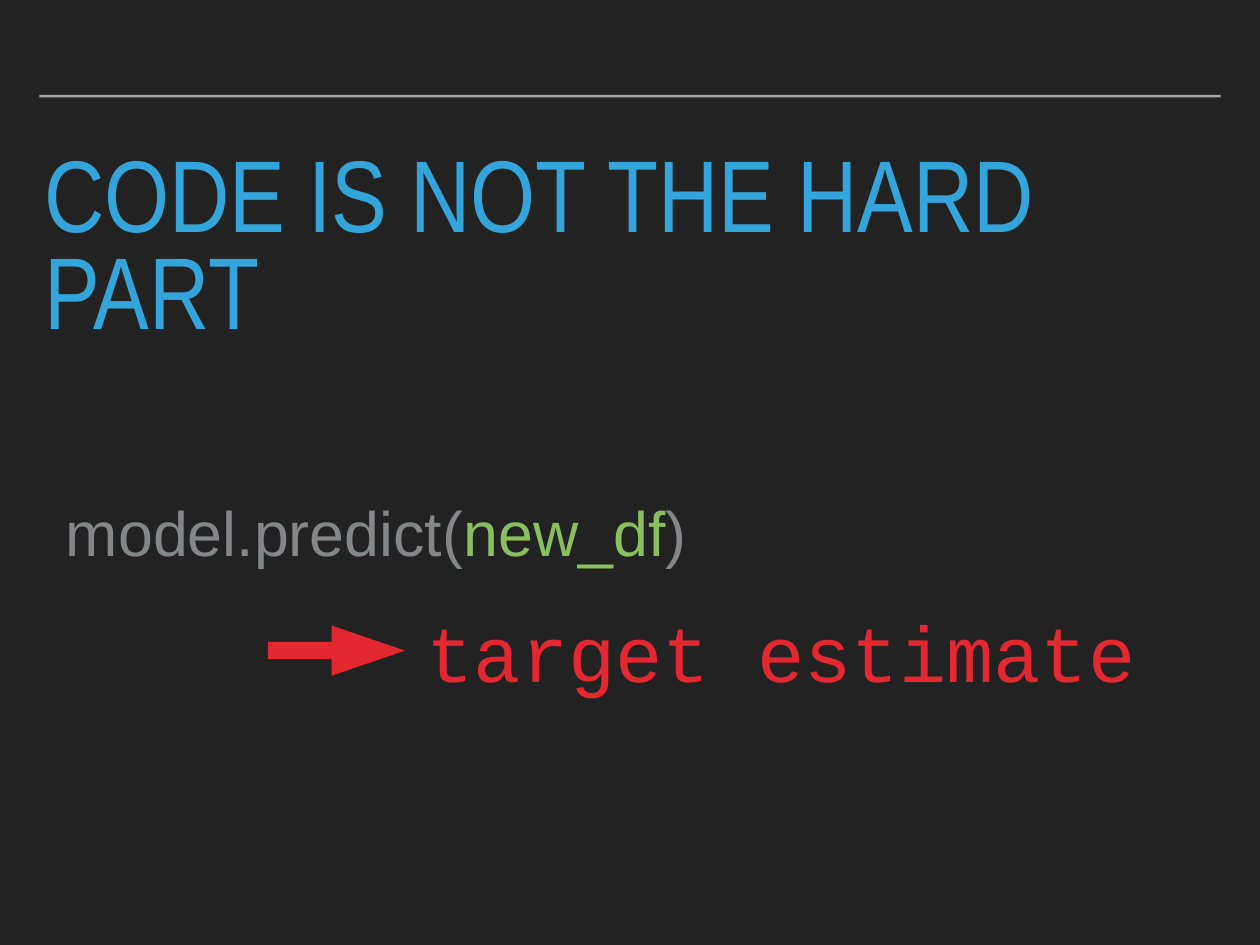
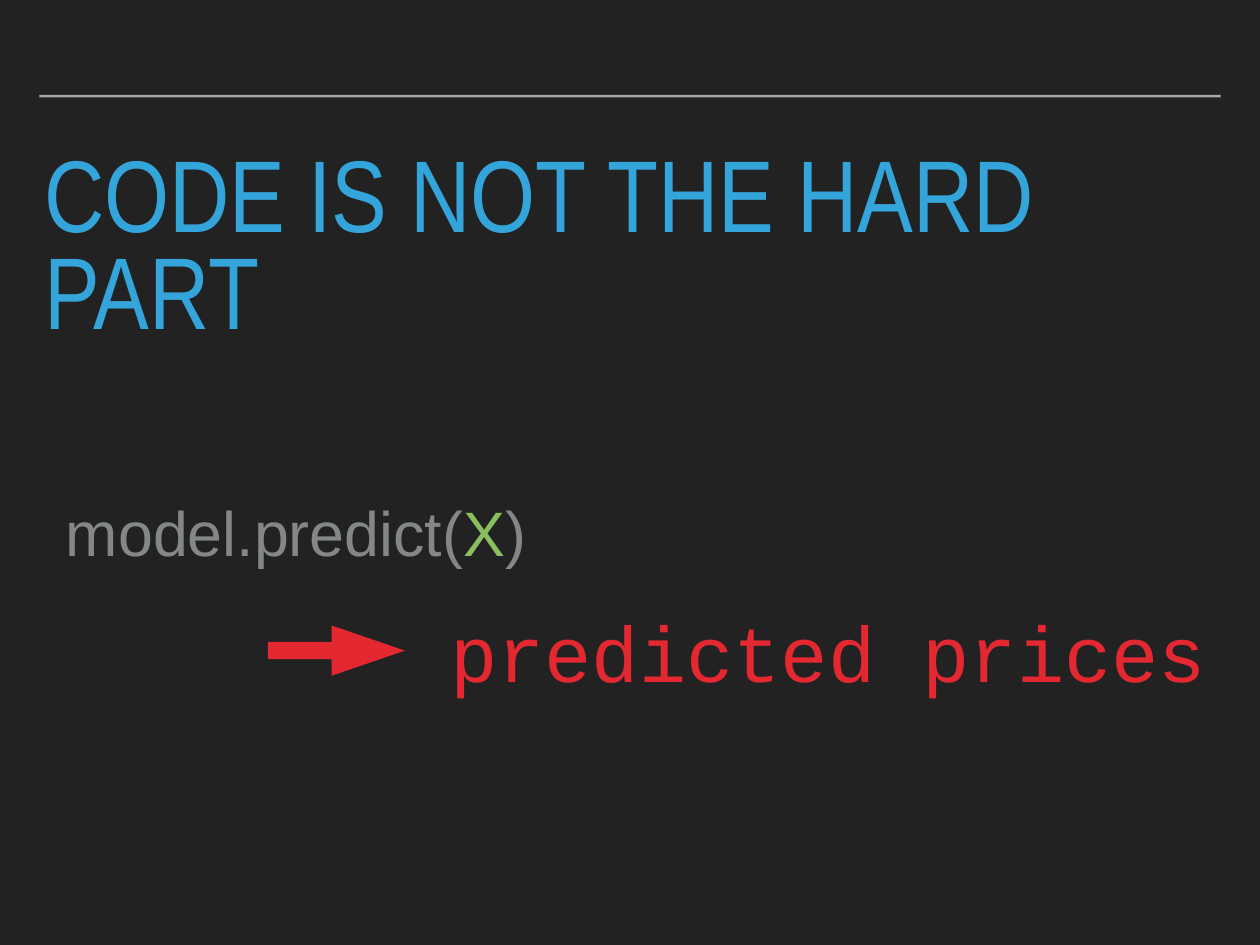
Before and after one commit to robcarrington/python-for-data-science, a slide deck: slide 23 of Session9/Session9_Slides.pptx (slide 20 before the commit). Drawn at 1260x945 pixels with LibreOffice and Linux fonts; fonts in the diff are those of the drawing. Boxes give left, top, right and bottom in pixels: in the first picture for what was removed or moved away, otherwise in the second. Text is boxed around its words. In the diff, an @@ line names an element or a change of style, - is before the commit and + after.

```diff
--- a/Session9/Session9_Slides.pptx
+++ b/Session9/Session9_Slides.pptx
@@ text at bbox=[66, 510, 526, 568]: text changed @@
-model.predict(new_df)
+model.predict(X)
@@ text removed at bbox=[427, 625, 1135, 699] @@
-target estimate
@@ text added at bbox=[450, 625, 1207, 699], 64 pt, text #E42832 @@
+predicted prices
```
Also in this commit, not shown: 6 other slides changed, 10 slides added, 22 slides removed, 4 other files.
